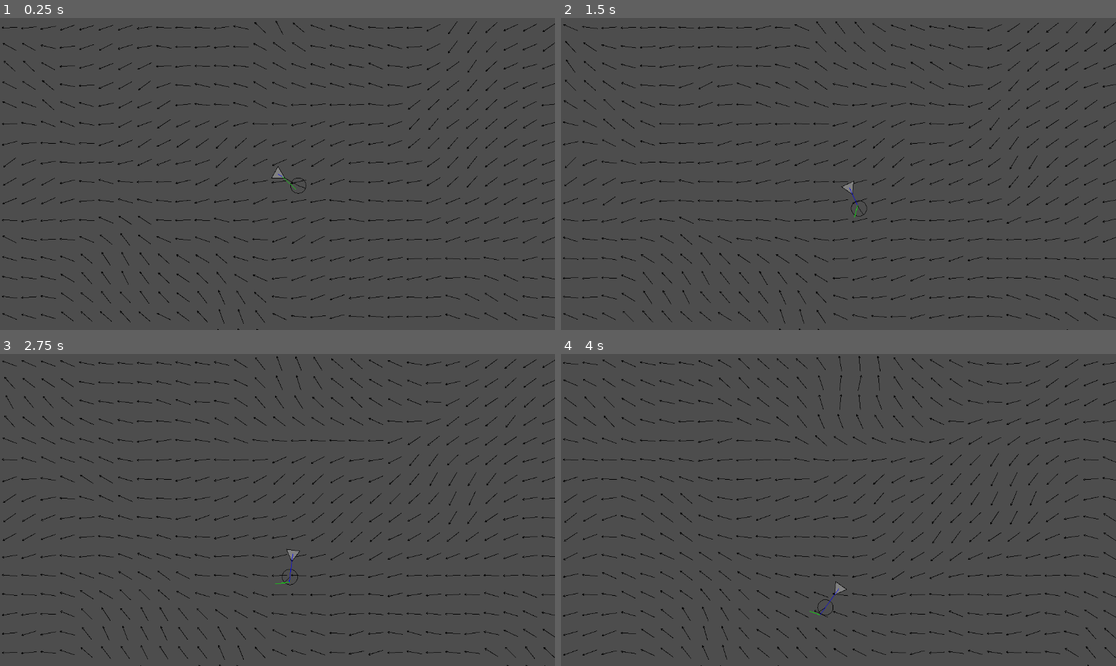
Above: before the commit, frames 1-4 (two rows, left to right).
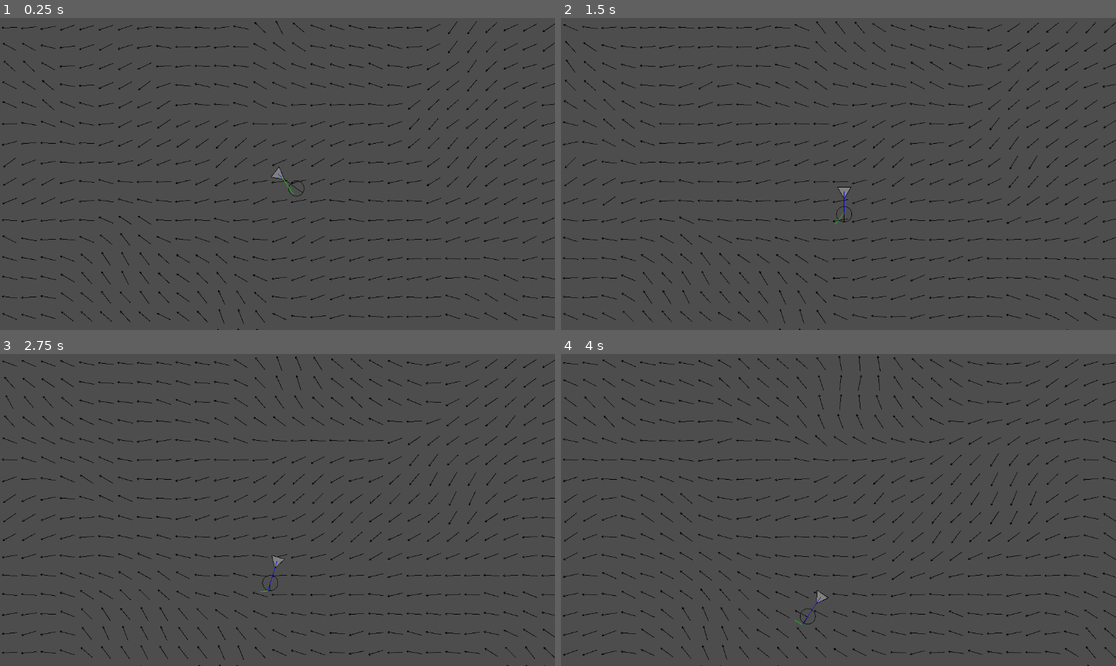
Above: after the commit, the same moments.

Repository: WSQS/godot-little-games
Game: Godot game, scene res://games/noc-flow-fields/scene/main.tscn
The game is run twice, just before and just after one commit, with the same random seed, the same clock (stepped at 60 frames per second) and the same inputs. This scene is started directly instead of the project's main scene.
Inputs (mouse positions are in pixels of both pictures, inside the frame that each line leads up to):
- Up to frame 1 (0.25 s): no input
- Up to frame 2 (1.5 s): tap Enter at 0.5 s; move the mouse to (960, 158) at 0.52 s; hold Right 0.53-1.28 s; click (960, 158) at 0.67 s; move the mouse to (727, 189) at 1.27 s; hold Down from 1.28 s (still down)
- Up to frame 3 (2.75 s): move the mouse to (333, 441) at 2.02 s; release Down at 2.03 s; hold Right from 2.03 s (still down)
- Up to frame 4 (4 s): move the mouse to (810, 572) at 2.77 s; release Right at 2.78 s; hold Up 2.78-3.53 s; click (810, 572) at 2.92 s; move the mouse to (1005, 556) at 3.52 s; hold Left from 3.53 s (still down)

The runs differ from the first frame. In frame 1, less than 0.1% of the frame differs, in the area x 48-56%, y 47-58%; in frame 2, 0.1%; in frame 3, 0.2%; in frame 4, 0.2%, in the area x 42-52%, y 72-87%.

Commit message:
refactor(flow-fields): extract steering logic into SteeringBody base class

Diff:
--- /dev/null
+++ b/games/noc-flow-fields/script/steering_body.gd
@@ -0,0 +1,31 @@
+extends Node2D
+class_name SteeringBody
+
+var velocity := Vector2.ZERO
+
+
+func _notification(what: int) -> void:
+	if what == NOTIFICATION_DRAW:
+		_draw_body()
+		_draw_debug()
+	elif what == NOTIFICATION_PROCESS:
+		var desired = _compute_desired()
+		var steer = desired - velocity
+		var delta = get_process_delta_time()
+		velocity += steer * delta
+		position += velocity * delta
+		rotation = velocity.angle()
+		queue_redraw()
+
+# abstract — subclasses must override this
+func _compute_desired() -> Vector2:
+	push_error("_compute_desired() must be overridden")
+	printerr("_compute_desired() must be overridden")
+	return Vector2.ZERO
+
+func _draw_body() -> void:
+	push_error("_draw_body() must be overridden")
+	printerr("_draw_body() must be overridden")
+
+func _draw_debug() -> void:
+	pass # optional — no-op by default
--- a/games/noc-flow-fields/script/vehicle.gd
+++ b/games/noc-flow-fields/script/vehicle.gd
@@ -1,22 +1,18 @@
-extends Node2D
+extends SteeringBody
 @onready var main: Node2D = $".."
 
 var r := 8.0
 var alpha := .0
-var v := Vector2()
-var desired:= Vector2()
 
 func _ready() -> void:
 	position = get_viewport().get_visible_rect().size / 2
 
+func _compute_desired() -> Vector2:
+	alpha += randf_range(-0.05, 0.05)
+	return (Vector2(r * 6, 0) + Vector2.from_angle(alpha) * r * 2 + main.query_flow(position).rotated(-rotation) * 20).rotated(rotation)
+
 # Called every frame. 'delta' is the elapsed time since the previous frame.
 func _process(delta: float) -> void:
-	alpha += randf_range(-0.05, 0.05)
-	desired = Vector2(r * 6, 0) + Vector2.from_angle(alpha) * r * 2 + main.query_flow(position).rotated(-rotation) * 20
-	var f = (desired - v.rotated(-rotation)).rotated(rotation)
-	v += f * delta
-	rotation = v.angle()
-	position += v * delta
 	var size := get_viewport().get_visible_rect().size
 	if position.x > size.x:
 		position.x -= size.x
@@ -26,9 +22,8 @@
 		position.y -= size.y
 	elif position.y < 0:
 		position.y += size.y
-	queue_redraw()
 
-func _draw() -> void:
+func _draw_body() -> void:
 	var pts = PackedVector2Array([
 		Vector2(r * 2, 0),
 		Vector2(-r, -r * sqrt(3)),
@@ -40,5 +35,6 @@
 	draw_line(pts[0], pts[0] * 3, Color.BLACK)
 	draw_circle(pts[0] * 3, r * 2, Color.BLACK, false)
 	draw_line(pts[0] * 3, pts[0] * 3 + Vector2.from_angle(alpha) * r * 2, Color.BLACK)
-	draw_line(Vector2(), v.rotated(-rotation), Color.BLUE)
-	draw_line(v.rotated(-rotation), desired, Color.GREEN)
+	print(velocity, velocity.rotated(-rotation))
+	draw_line(Vector2(), velocity.rotated(-rotation), Color.BLUE)
+	draw_line(velocity.rotated(-rotation), _compute_desired().rotated(-rotation), Color.GREEN)
Not shown, added: games/noc-flow-fields/script/steering_body.gd.uid
